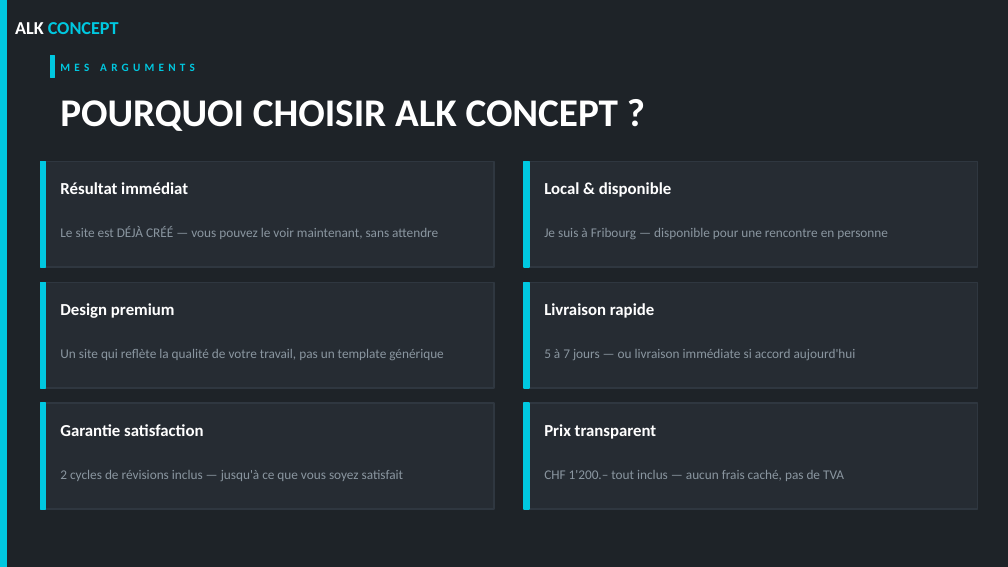
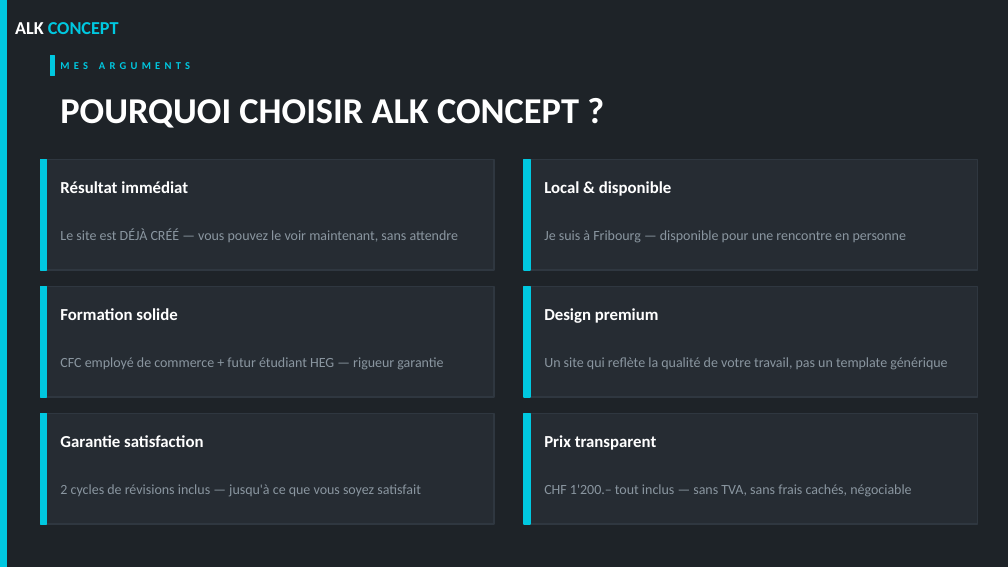
Before and after one commit to Alexisksr/garage-demo, a slide deck: slide 8 of garage auto essaie/ALK-presentation.pptx (slide 7 before the commit). Drawn at 1008x567 pixels with LibreOffice and Linux fonts; fonts in the diff are those of the drawing. Boxes give left, top, right and bottom in pixels: in the first picture for what was removed or moved away, otherwise in the second. Text is boxed around its words. In the diff, an @@ line names an element or a change of style, - is before the commit and + after.

```diff
--- a/garage auto essaie/ALK-presentation.pptx
+++ b/garage auto essaie/ALK-presentation.pptx
@@ text "MES ARGUMENTS" at (60,55,665,76): size 8 to 7.5 pt @@
@@ text "POURQUOI CHOISIR ALK CONCEPT ?" at (60,99,579,128): size 28 to 26 pt @@
@@ rectangle: place and size @@
-rectangle at (40,282,494,388)
+rectangle at (40,286,494,397)
@@ rectangle: place and size @@
-rectangle at (40,282,45,388)
+rectangle at (40,286,46,397)
@@ rectangle: place and size @@
-rectangle at (524,282,978,388)
+rectangle at (524,286,978,397)
@@ rectangle: place and size @@
-rectangle at (524,282,529,388)
+rectangle at (524,286,530,397)
@@ text "Design premium": place and size @@
-text "Design premium" at (60,303,175,318)
+text "Design premium" at (544,308,659,323)
@@ text added at (60,308,177,320), 12 pt, text #FFFFFF, bold @@
+Formation solide
@@ text removed at (544,303,654,318) @@
-Livraison rapide
@@ text added at (60,357,443,369), 10 pt, text #8A96A0 @@
+CFC employé de commerce + futur étudiant HEG — rigueur garantie
@@ size 9.5 to 10 pt in 4 elements at (60,228,458,242), (544,230,906,242), (60,484,421,496), (544,357,947,369) @@
@@ text "Un site qui reflète la ...": place and size @@
-text "Un site qui reflète la ..." at (60,349,443,360)
+text "Un site qui reflète la ..." at (544,357,947,369)
@@ text removed at (544,349,856,360) @@
-5 à 7 jours — ou livraison immédiate si accord aujourd'hui
@@ rectangle: place and size @@
-rectangle at (40,403,494,509)
+rectangle at (40,413,494,524)
@@ rectangle: place and size @@
-rectangle at (40,403,45,509)
+rectangle at (40,413,46,524)
@@ rectangle: place and size @@
-rectangle at (524,403,978,509)
+rectangle at (524,413,978,524)
@@ rectangle: place and size @@
-rectangle at (524,403,529,509)
+rectangle at (524,413,530,524)
@@ text "Garantie satisfaction": place and size @@
-text "Garantie satisfaction" at (60,424,203,436)
+text "Garantie satisfaction" at (60,435,203,447)
@@ text "Prix transparent": place and size @@
-text "Prix transparent" at (544,424,657,439)
+text "Prix transparent" at (544,435,657,450)
@@ text "2 cycles de révisions inclus ...": place and size @@
-text "2 cycles de révisions inclus ..." at (60,470,403,481)
+text "2 cycles de révisions inclus ..." at (60,484,421,496)
@@ text at (544,484,911,496): text changed; size 9.5 to 10 pt @@
-CHF 1'200.– tout inclus — aucun frais caché, pas de TVA
+CHF 1'200.– tout inclus — sans TVA, sans frais cachés, négociable
```
Also in this commit, not shown: 8 other slides changed, 3 slides added, 1 slide removed, 6 other files.
